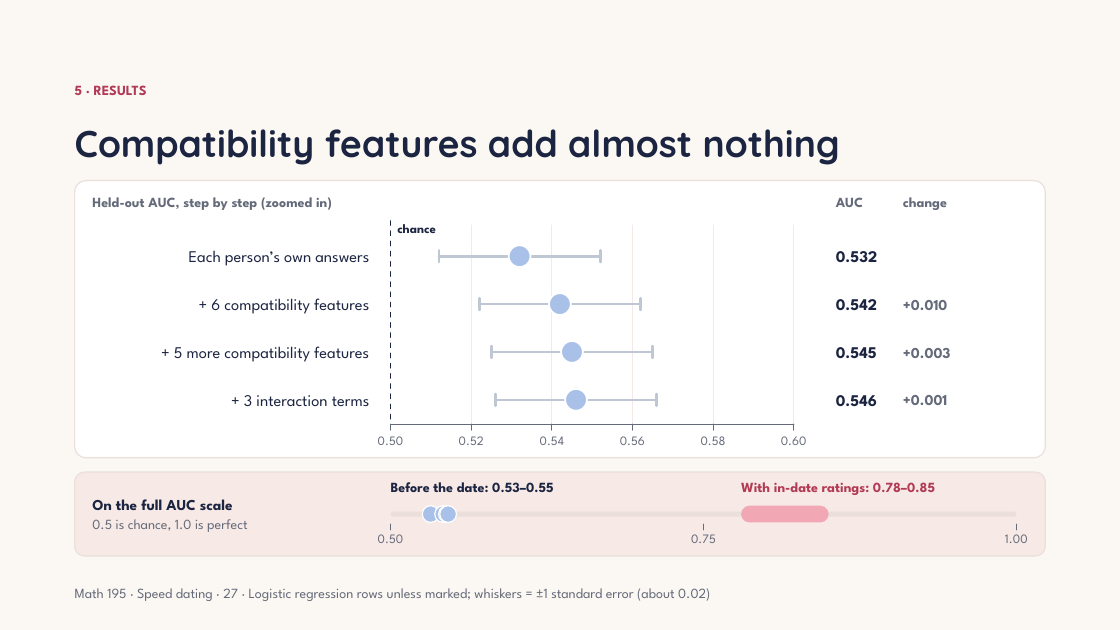
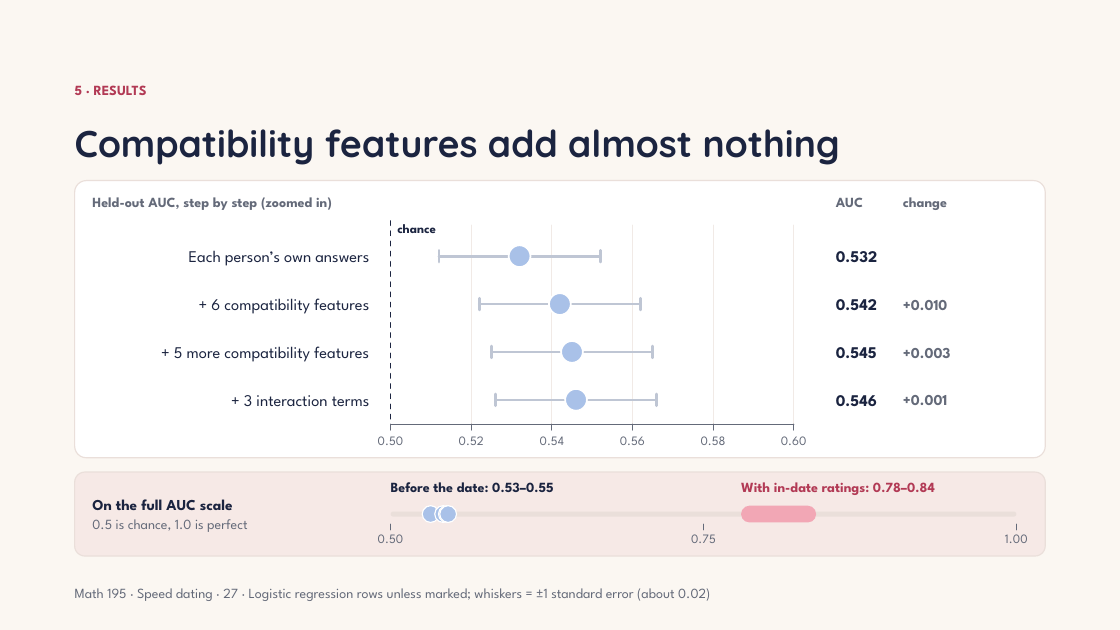
Before and after one commit to Abraham-y/math195-speed-dating, a slide deck: slide 27 of results/report_deck_fixed.pptx. Drawn at 1120x630 pixels with LibreOffice and Linux fonts; fonts in the diff are those of the drawing. Boxes give left, top, right and bottom in pixels: in the first picture for what was removed or moved away, otherwise in the second. Text is boxed around its words. In the diff, an @@ line names an element or a change of style, - is before the commit and + after.

```diff
--- a/results/report_deck_fixed.pptx
+++ b/results/report_deck_fixed.pptx
@@ text at bbox=[741, 482, 935, 495]: text changed @@
-With in-date ratings: 0.78–0.85
+With in-date ratings: 0.78–0.84
@@ rounded rectangle: place and size @@
-rounded rectangle at bbox=[741, 506, 828, 523]
+rounded rectangle at bbox=[741, 506, 816, 523]
```
Also in this commit, not shown: 2 other slides changed, 7 other files.
